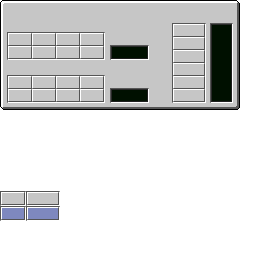
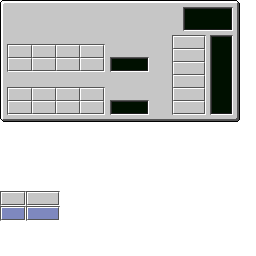
Revision of a layered 256 x 256 image; what changed, layer by layer:
painted on "GUIAdjustableTransformer.png" over [0, 7, 240, 122]
